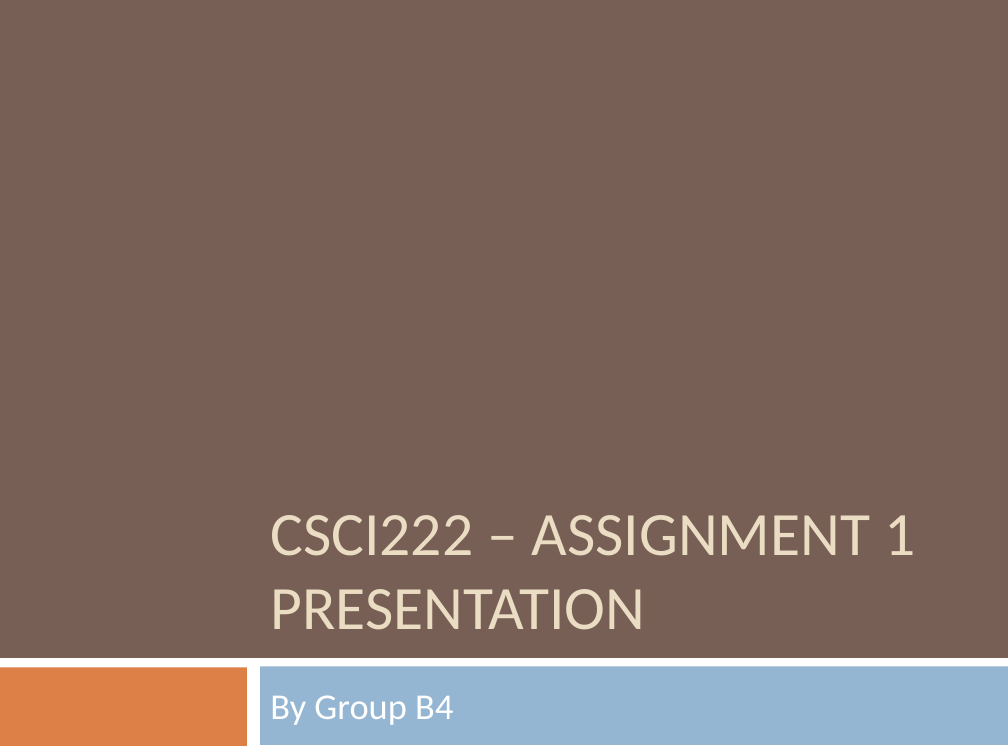
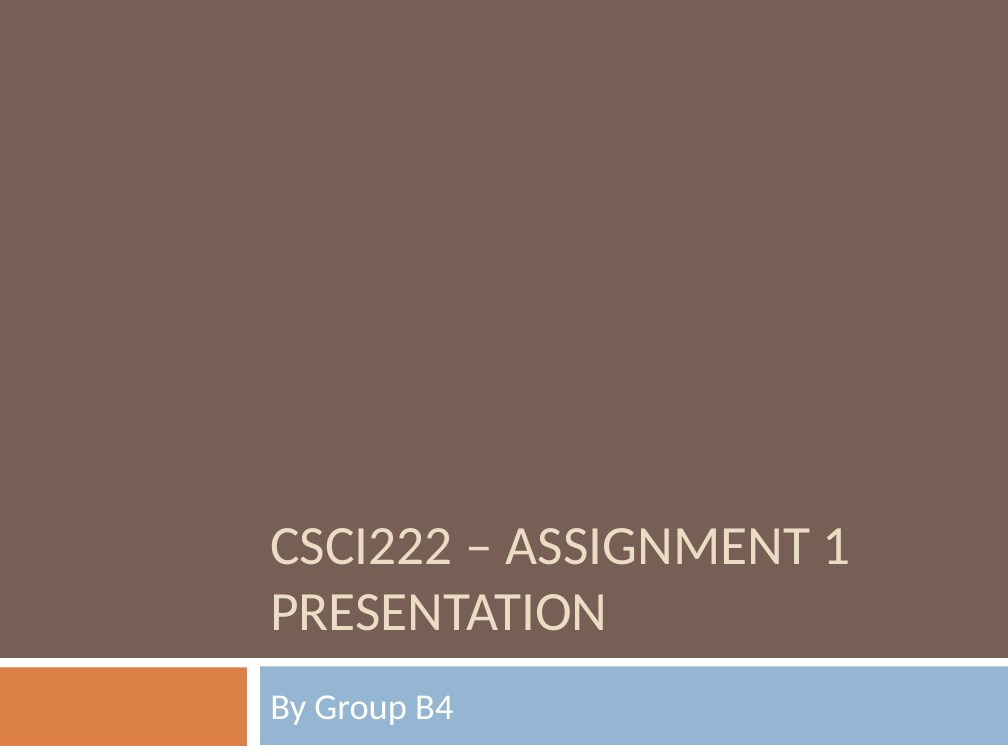
Before and after one commit to ledz1996/Group4Assng, a slide deck: slide 1 of csci222 a1 ppt.pptx. Drawn at 1008x756 pixels with LibreOffice and Linux fonts; fonts in the diff are those of the drawing. Boxes give left, top, right and bottom in pixels: in the first picture for what was removed or moved away, otherwise in the second. Text is boxed around its words. In the diff, an @@ line names an element or a change of style, - is before the commit and + after.

```diff
--- a/csci222 a1 ppt.pptx
+++ b/csci222 a1 ppt.pptx
@@ title "CSCI222 – ASSIGNMENT 1 PRESENTATION" at (x1=270, y1=528, x2=851, y2=631): size 44 to 39.6 pt @@
```
Also in this commit, not shown: 3 other slides changed, 4 slides added, 4 other files.
